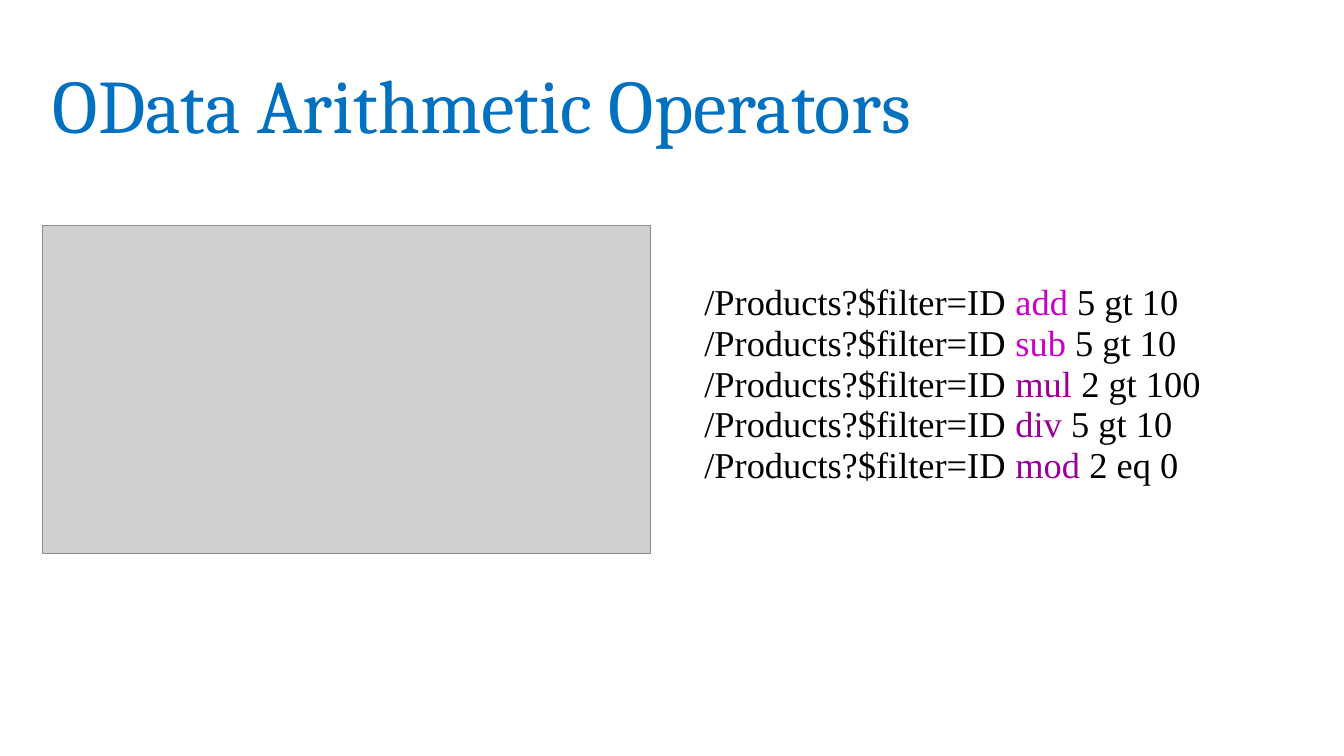
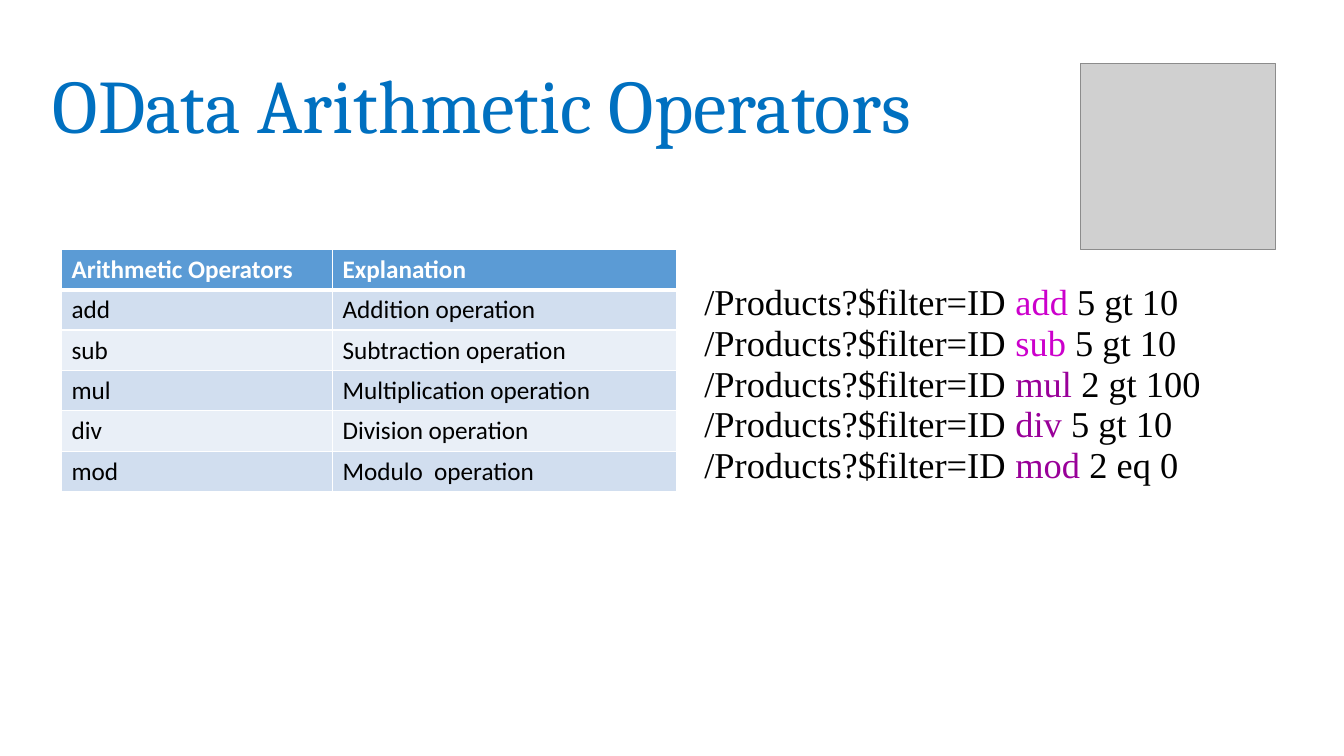
Before and after one commit to rakesh-nayak/odata, a slide deck: slide 13 of OData.pptx. Drawn at 1344x756 pixels with LibreOffice and Linux fonts; fonts in the diff are those of the drawing; grey boxes stand for pictures. Boxes give left, top, right and bottom in pixels: in the first picture for what was removed or moved away, otherwise in the second. Text is boxed around its words. In the diff, an @@ line names an element or a change of style, - is before the commit and + after.

```diff
--- a/OData.pptx
+++ b/OData.pptx
@@ picture added at bbox=[1081, 64, 1276, 249] @@
@@ picture removed at bbox=[42, 225, 650, 554] @@
@@ table added at bbox=[62, 249, 678, 491], 6 rows, 2 columns @@
+Arithmetic Operators | Explanation
+add | Addition operation
+sub | Subtraction operation
+mul | Multiplication operation
+div | Division operation
+mod | Modulo operation
```
Also in this commit, not shown: 18 other slides changed.
